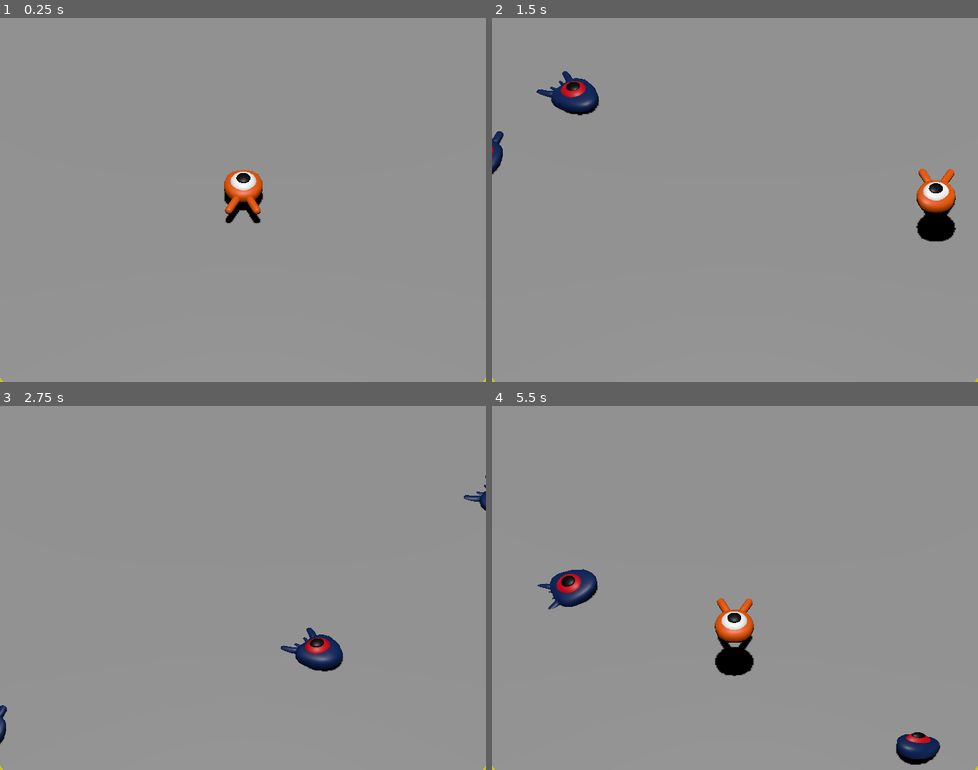
Above: before the commit, frames 1-4 (two rows, left to right).
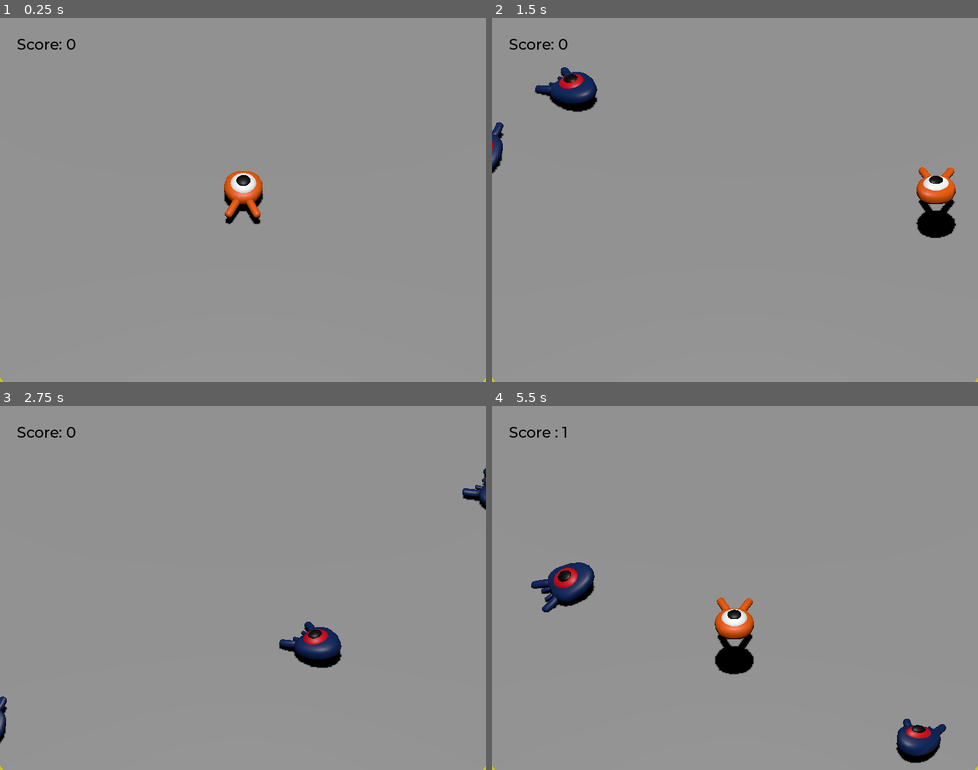
Above: after the commit, the same moments.

Repository: phrbmr/3DGameDocs
Game: Godot game, scene res://scenes/main.tscn
The game is run twice, just before and just after one commit, with the same random seed, the same clock (stepped at 60 frames per second) and the same inputs.
Inputs:
- Up to frame 1 (0.25 s): no input
- Up to frame 2 (1.5 s): tap Enter (ui_accept) at 0.5 s; hold Right (move_right) 0.53-1.28 s; hold Enter (ui_accept) 0.53-1.28 s; tap Space (jump) at 0.77, 0.8, 1.07, 1.35 s; hold S (move_back) from 1.28 s (still down)
- Up to frame 3 (2.75 s): tap Space (jump) at 1.52, 1.82, 2.3 s; tap Enter (ui_accept) at 1.55 s; release S (move_back) at 2.03 s; hold Right (move_right) from 2.03 s (still down); hold Enter (ui_accept) from 2.03 s (still down)
- Up to frame 4 (5.5 s): release Right (move_right) at 2.78 s; release Enter (ui_accept) at 2.78 s; hold W (move_forward) 2.78-3.53 s; tap Enter (ui_accept) at 2.85, 4.35 s; tap Space (jump) at 3.02, 3.32, 4.52, 4.82, 5.3 s; hold Space (jump) 3.53-4.28 s; hold Left (move_left) 3.53-5.03 s; hold S (move_back) from 5.03 s (still down); hold Enter (ui_accept) from 5.03 s (still down)

The runs differ from the first frame. In frame 1, 0.6% of the frame differs, in the area x 3-55%, y 5-57%; in frame 2, 2.0%; in frame 3, 1.4%; in frame 4, 2.3%, in the area x 3-94%, y 5-99%.

Commit message:
Finish and build
End of project

Diff:
--- a/project.godot
+++ b/project.godot
@@ -13,6 +13,10 @@
 config/name="3DGameDocs"
 run/main_scene="res://scenes/main.tscn"
 config/features=PackedStringArray("4.3", "Forward Plus")
+
+[autoload]
+
+MusicPlayer="*res://scenes/music_player.tscn"
 
 [display]
 
--- a/scenes/main.tscn
+++ b/scenes/main.tscn
@@ -1,8 +1,10 @@
-[gd_scene load_steps=9 format=3 uid="uid://cww67r5hetrfb"]
+[gd_scene load_steps=12 format=3 uid="uid://cww67r5hetrfb"]
 
 [ext_resource type="Script" path="res://scripts/main.gd" id="1_017gw"]
 [ext_resource type="PackedScene" uid="uid://kbslinkr41ik" path="res://scenes/player.tscn" id="1_pos6d"]
 [ext_resource type="PackedScene" uid="uid://cothkswugx6mk" path="res://scenes/mob.tscn" id="2_lxupt"]
+[ext_resource type="FontFile" uid="uid://2gs3nqmyac8f" path="res://assets/fonts/Montserrat-Medium.ttf" id="4_yyhct"]
+[ext_resource type="Script" path="res://scripts/score_label.gd" id="5_5q5f7"]
 
 [sub_resource type="BoxShape3D" id="BoxShape3D_cvy6h"]
 size = Vector3(60, 2, 60)
@@ -22,6 +24,10 @@
 "tilts": PackedFloat32Array(0, 0, 0, 0, 0)
 }
 point_count = 5
+
+[sub_resource type="Theme" id="Theme_y2ij8"]
+default_font = ExtResource("4_yyhct")
+default_font_size = 22
 
 [node name="Main" type="Node"]
 script = ExtResource("1_017gw")
@@ -82,5 +88,48 @@
 wait_time = 0.5
 autostart = true
 
+[node name="UserInterface" type="Control" parent="."]
+layout_mode = 3
+anchors_preset = 15
+anchor_right = 1.0
+anchor_bottom = 1.0
+grow_horizontal = 2
+grow_vertical = 2
+theme = SubResource("Theme_y2ij8")
+
+[node name="ScoreLabel" type="Label" parent="UserInterface"]
+layout_mode = 1
+offset_left = 25.0
+offset_top = 25.0
+offset_right = 113.0
+offset_bottom = 53.0
+theme_override_colors/font_color = Color(0, 0, 0, 1)
+text = "Score: 0"
+script = ExtResource("5_5q5f7")
+
+[node name="Retry" type="ColorRect" parent="UserInterface"]
+layout_mode = 1
+anchors_preset = 15
+anchor_right = 1.0
+anchor_bottom = 1.0
+grow_horizontal = 2
+grow_vertical = 2
+color = Color(0.152941, 0.152941, 0.152941, 0.682353)
+
+[node name="Label" type="Label" parent="UserInterface/Retry"]
+layout_mode = 1
+anchors_preset = 8
+anchor_left = 0.5
+anchor_top = 0.5
+anchor_right = 0.5
+anchor_bottom = 0.5
+offset_left = -110.5
+offset_top = -14.0
+offset_right = 110.5
+offset_bottom = 14.0
+grow_horizontal = 2
+grow_vertical = 2
+text = "Press Enter to Retry"
+
 [connection signal="hit" from="Player" to="." method="_on_player_hit"]
 [connection signal="timeout" from="MobTimer" to="." method="_on_mob_timer_timeout"]
--- a/scenes/mob.tscn
+++ b/scenes/mob.tscn
@@ -6,7 +6,42 @@
 [sub_resource type="BoxShape3D" id="BoxShape3D_6moaq"]
 size = Vector3(1.93652, 1.22504, 2.0918)
 
+[sub_resource type="Animation" id="Animation_gqgnf"]
+resource_name = "float"
+length = 1.2
+loop_mode = 1
+tracks/0/type = "value"
+tracks/0/imported = false
+tracks/0/enabled = true
+tracks/0/path = NodePath("Pivot/Character:position")
+tracks/0/interp = 1
+tracks/0/loop_wrap = true
+tracks/0/keys = {
+"times": PackedFloat32Array(0.3, 0.7, 1.2),
+"transitions": PackedFloat32Array(0.42, 0.44, 2),
+"update": 0,
+"values": [Vector3(0, 0, 0), Vector3(0, 0.65, 0), Vector3(0, 0.35, 0)]
+}
+tracks/1/type = "value"
+tracks/1/imported = false
+tracks/1/enabled = true
+tracks/1/path = NodePath("Pivot/Character:rotation")
+tracks/1/interp = 1
+tracks/1/loop_wrap = true
+tracks/1/keys = {
+"times": PackedFloat32Array(0.1, 0.5, 1),
+"transitions": PackedFloat32Array(0.42, 0.44, 2),
+"update": 0,
+"values": [Vector3(0, 0, 0), Vector3(0.139626, 0, 0), Vector3(-0.15708, 0, 0)]
+}
+
+[sub_resource type="AnimationLibrary" id="AnimationLibrary_cj4rk"]
+_data = {
+"float": SubResource("Animation_gqgnf")
+}
+
 [node name="Mob" type="CharacterBody3D" groups=["mob"]]
+transform = Transform3D(1, 0, 0, 0, 1, 0, 0, 0, 1, 0, 0.0997647, 0)
 collision_layer = 2
 collision_mask = 0
 script = ExtResource("1_6jkxe")
@@ -14,7 +49,8 @@
 
 [node name="Pivot" type="Node3D" parent="."]
 
-[node name="mob" parent="Pivot" instance=ExtResource("1_t0dt1")]
+[node name="Character" parent="Pivot" instance=ExtResource("1_t0dt1")]
+transform = Transform3D(1, 0, 0, 0, 0.996195, 0.0871557, 0, -0.0871557, 0.996195, 0, 0.35, 0)
 
 [node name="CollisionShape3D" type="CollisionShape3D" parent="."]
 transform = Transform3D(1, 0, 0, 0, 1, 0, 0, 0, 1, 0, 0.317889, -0.0761719)
@@ -24,4 +60,10 @@
 transform = Transform3D(1, 0, 0, 0, 1, 0, 0, 0, 1, 0.0425545, 0.337127, 0.292083)
 aabb = AABB(-1.18289, -0.619716, -1.67386, 2.36578, 1.23943, 3.34771)
 
+[node name="AnimationPlayer" type="AnimationPlayer" parent="."]
+libraries = {
+"": SubResource("AnimationLibrary_cj4rk")
+}
+autoplay = "float"
+
 [connection signal="screen_exited" from="VisibleOnScreenNotifier3D" to="." method="_on_visible_on_screen_notifier_3d_screen_exited"]
--- /dev/null
+++ b/scenes/music_player.tscn
@@ -0,0 +1,7 @@
+[gd_scene load_steps=2 format=3 uid="uid://c6sbdl46cxh0r"]
+
+[ext_resource type="AudioStream" uid="uid://75j13g1t1bx5" path="res://assets/art/House In a Forest Loop.ogg" id="1_8c4kl"]
+
+[node name="MusicPlayer" type="AudioStreamPlayer3D"]
+stream = ExtResource("1_8c4kl")
+autoplay = true
--- a/scenes/player.tscn
+++ b/scenes/player.tscn
@@ -7,8 +7,70 @@
 radius = 0.990879
 
 [sub_resource type="CylinderShape3D" id="CylinderShape3D_y2u4g"]
-height = 0.1392
-radius = 1.08007
+height = 0.450013
+radius = 1.13948
+
+[sub_resource type="Animation" id="Animation_tgd57"]
+resource_name = "float"
+length = 1.2
+loop_mode = 1
+tracks/0/type = "value"
+tracks/0/imported = false
+tracks/0/enabled = true
+tracks/0/path = NodePath("Pivot/Character:position")
+tracks/0/interp = 1
+tracks/0/loop_wrap = true
+tracks/0/keys = {
+"times": PackedFloat32Array(0.3, 0.7, 1.2),
+"transitions": PackedFloat32Array(0.42, 0.44, 2),
+"update": 0,
+"values": [Vector3(0, 0, 0), Vector3(0, 0.65, 0), Vector3(0, 0.35, 0)]
+}
+tracks/1/type = "value"
+tracks/1/imported = false
+tracks/1/enabled = true
+tracks/1/path = NodePath("Pivot/Character:rotation")
+tracks/1/interp = 1
+tracks/1/loop_wrap = true
+tracks/1/keys = {
+"times": PackedFloat32Array(0.1, 0.5, 1),
+"transitions": PackedFloat32Array(0.42, 0.44, 2),
+"update": 0,
+"values": [Vector3(0, 0, 0), Vector3(0.139626, 0, 0), Vector3(-0.15708, 0, 0)]
+}
+
+[sub_resource type="Animation" id="Animation_n3s0o"]
+length = 0.001
+tracks/0/type = "value"
+tracks/0/imported = false
+tracks/0/enabled = true
+tracks/0/path = NodePath("Pivot/Character:position")
+tracks/0/interp = 1
+tracks/0/loop_wrap = true
+tracks/0/keys = {
+"times": PackedFloat32Array(0),
+"transitions": PackedFloat32Array(1),
+"update": 0,
+"values": [Vector3(0, 0, 0)]
+}
+tracks/1/type = "value"
+tracks/1/imported = false
+tracks/1/enabled = true
+tracks/1/path = NodePath("Pivot/Character:rotation")
+tracks/1/interp = 1
+tracks/1/loop_wrap = true
+tracks/1/keys = {
+"times": PackedFloat32Array(0),
+"transitions": PackedFloat32Array(1),
+"update": 0,
+"values": [Vector3(0, 0, 0)]
+}
+
+[sub_resource type="AnimationLibrary" id="AnimationLibrary_0vbvd"]
+_data = {
+"RESET": SubResource("Animation_n3s0o"),
+"float": SubResource("Animation_tgd57")
+}
 
 [node name="Player" type="CharacterBody3D"]
 collision_mask = 6
@@ -19,6 +81,7 @@
 [node name="Character" parent="Pivot" instance=ExtResource("1_7ck8a")]
 
 [node name="CollisionShape3D" type="CollisionShape3D" parent="."]
+transform = Transform3D(1, 0, 0, 0, 1, 0, 0, 0, 1, 0, 0.224099, 0)
 shape = SubResource("SphereShape3D_2lwvt")
 
 [node name="MobDetector" type="Area3D" parent="."]
@@ -27,7 +90,13 @@
 monitorable = false
 
 [node name="CollisionShape3D" type="CollisionShape3D" parent="MobDetector"]
-transform = Transform3D(1, 0, 0, 0, 1, 0, 0, 0, 1, 0, 0.258832, 0)
+transform = Transform3D(1, 0, 0, 0, 1, 0, 0, 0, 1, 0, 0.27808, 0)
 shape = SubResource("CylinderShape3D_y2u4g")
 
+[node name="AnimationPlayer" type="AnimationPlayer" parent="."]
+libraries = {
+"": SubResource("AnimationLibrary_0vbvd")
+}
+autoplay = "float"
+
 [connection signal="body_entered" from="MobDetector" to="." method="_on_mob_detector_body_entered"]
--- a/scripts/main.gd
+++ b/scripts/main.gd
@@ -1,6 +1,10 @@
 extends Node
 
 @export var mob_scene: PackedScene
+
+
+func _ready() -> void:
+	$UserInterface/Retry.hide()
 
 
 func _on_mob_timer_timeout() -> void:
@@ -13,8 +17,14 @@
 	mob.initialize(mob_spawn_location.position, player_position)
 
 	add_child(mob)
-
+	mob.squashed.connect($UserInterface/ScoreLabel._on_mob_squashed.bind())
 
 
 func _on_player_hit() -> void:
 	$MobTimer.stop()
+	$UserInterface/Retry.show()
+
+
+func _unhandled_input(event: InputEvent) -> void:
+	if event.is_action_pressed("ui_accept") and $UserInterface/Retry.visible:
+		get_tree().reload_current_scene()
--- a/scripts/mob.gd
+++ b/scripts/mob.gd
@@ -21,6 +21,8 @@
 	velocity = Vector3.FORWARD * random_speed
 	velocity = velocity.rotated(Vector3.UP, rotation.y)
 
+	$AnimationPlayer.speed_scale = random_speed / min_speed
+
 
 func squash():
 	squashed.emit()
--- a/scripts/player.gd
+++ b/scripts/player.gd
@@ -25,6 +25,9 @@
 	if direction != Vector3.ZERO:
 		direction = direction.normalized()
 		$Pivot.basis = Basis.looking_at(direction)
+		$AnimationPlayer.speed_scale = 4
+	else:
+		$AnimationPlayer.speed_scale = 1
 
 	target_velocity.x = direction.x * speed
 	target_velocity.z = direction.z * speed
@@ -49,6 +52,7 @@
 				target_velocity.y = bounce_impulse
 				break
 
+	$Pivot.rotation.x = PI / 6 * velocity.y / jump_impulse
 
 
 func _on_mob_detector_body_entered(body: Node3D) -> void:
--- /dev/null
+++ b/scripts/score_label.gd
@@ -0,0 +1,7 @@
+extends Label
+
+var score = 0
+
+func _on_mob_squashed():
+	score += 1
+	text = "Score : %s" % score
Not shown, added: export_presets.cfg
Not shown: 1 places in scenes/mob.tscn that only renumber resources
Not shown: 1 places in scenes/player.tscn that only renumber resources
Not shown, added: build/creeps3d.zip
